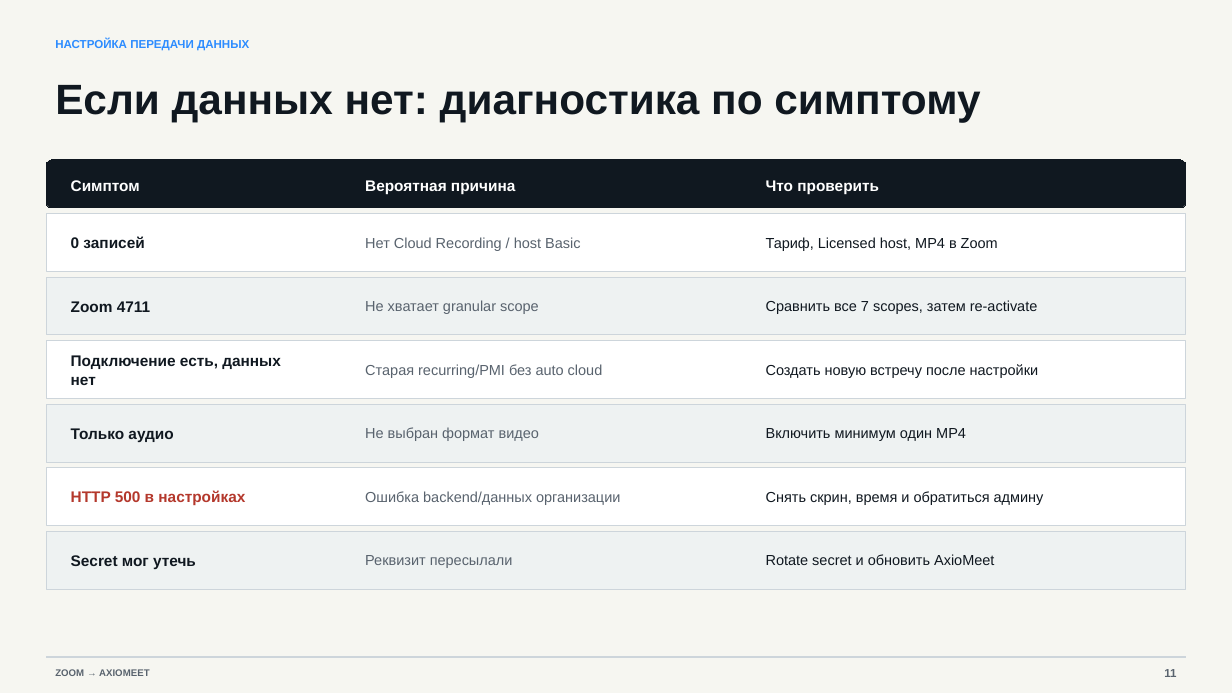
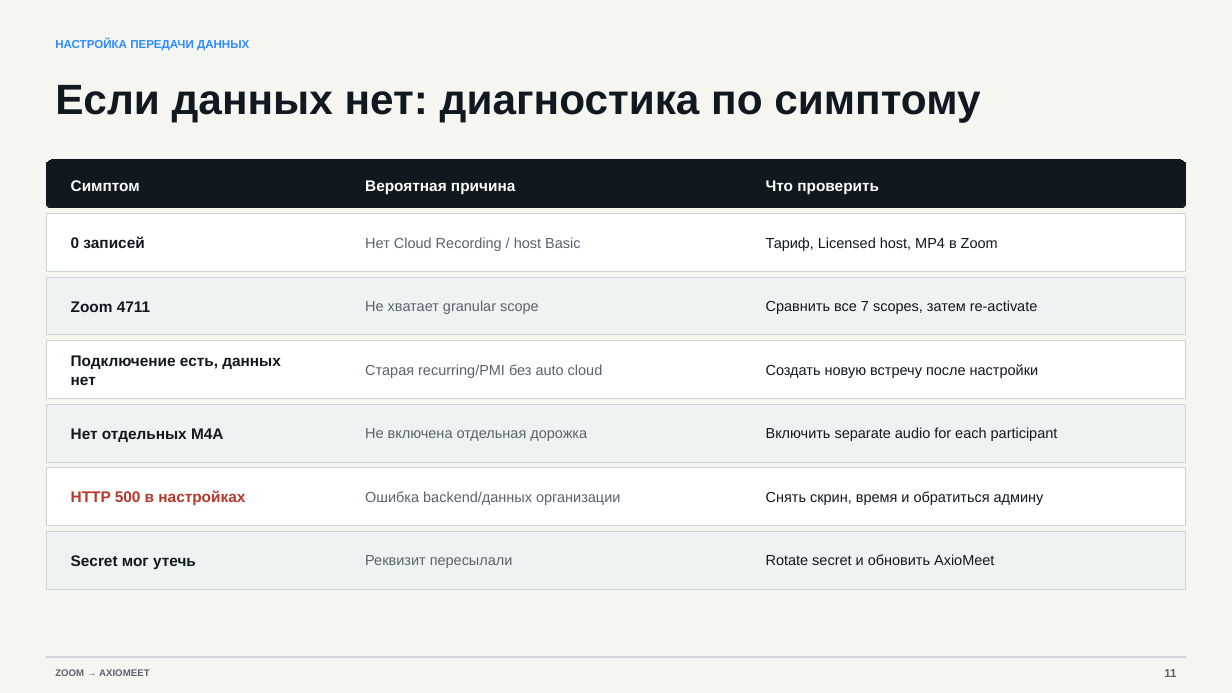
Before and after one commit to tomashevanatalia-tech/axiomeet-web, a slide deck: slide 11 of public/docs/Zoom_AxioMeet_setup_RU.pptx. Drawn at 1232x693 pixels with LibreOffice and Linux fonts; fonts in the diff are those of the drawing. Boxes give left, top, right and bottom in pixels: in the first picture for what was removed or moved away, otherwise in the second. Text is boxed around its words. In the diff, an @@ line names an element or a change of style, - is before the commit and + after.

Commit message:
Add copy-ready Zoom setup values (#13)
Add exact copy-ready values for Zoom and AxioMeet setup, require separate participant audio, document Senate and FOXMetoD variants, and update the downloadable presentation.

```diff
--- a/public/docs/Zoom_AxioMeet_setup_RU.pptx
+++ b/public/docs/Zoom_AxioMeet_setup_RU.pptx
@@ text at [71,428,223,442]: text changed @@
-Только аудио
+Нет отдельных M4A
@@ text at [365,428,587,441]: text changed @@
-Не выбран формат видео
+Не включена отдельная дорожка
@@ text at [766,427,1058,441]: text changed @@
-Включить минимум один MP4
+Включить separate audio for each participant
```
Also in this commit, not shown: 5 other slides changed, 4 slides added, 4 slides removed, 2 other files.
